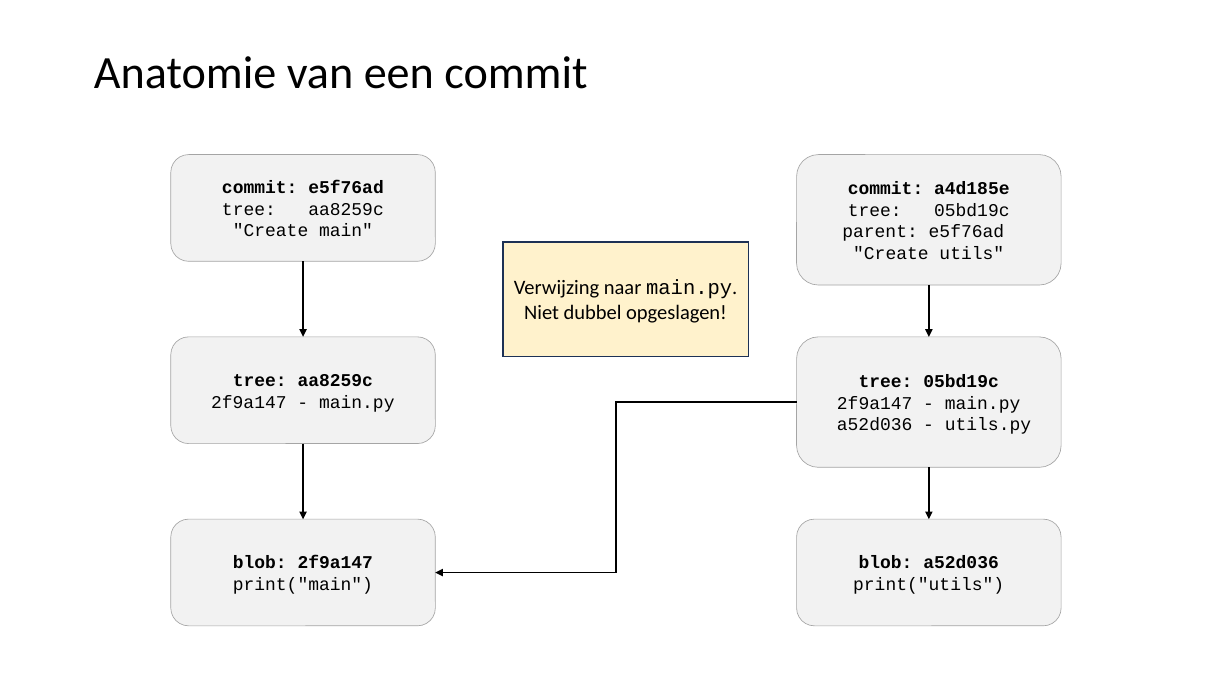
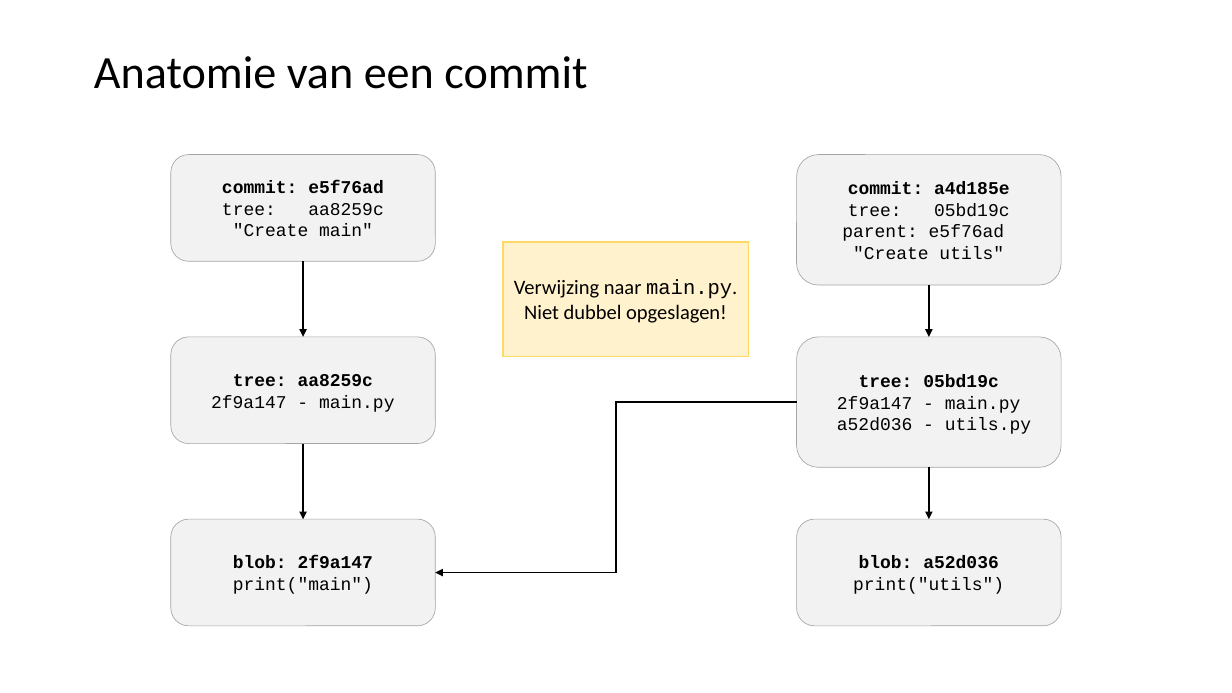
Before and after one commit to LFKoning/knowledge-sharing, a slide deck: slide 15 of git/1_basics/git_basic.pptx (slide 14 before the commit). Drawn at 1232x693 pixels with LibreOffice and Linux fonts; fonts in the diff are those of the drawing. Boxes give left, top, right and bottom in pixels: in the first picture for what was removed or moved away, otherwise in the second. Text is boxed around its words. In the diff, an @@ line names an element or a change of style, - is before the commit and + after.

```diff
--- a/git/1_basics/git_basic.pptx
+++ b/git/1_basics/git_basic.pptx
@@ rectangle "Verwijzing naar main.py." at (x1=503, y1=242, x2=748, y2=357): outline #1E3256 1 pt to #FFD966 1 pt @@
```
Also in this commit, not shown: 3 other slides changed, 8 slides added, 2 slides removed.
